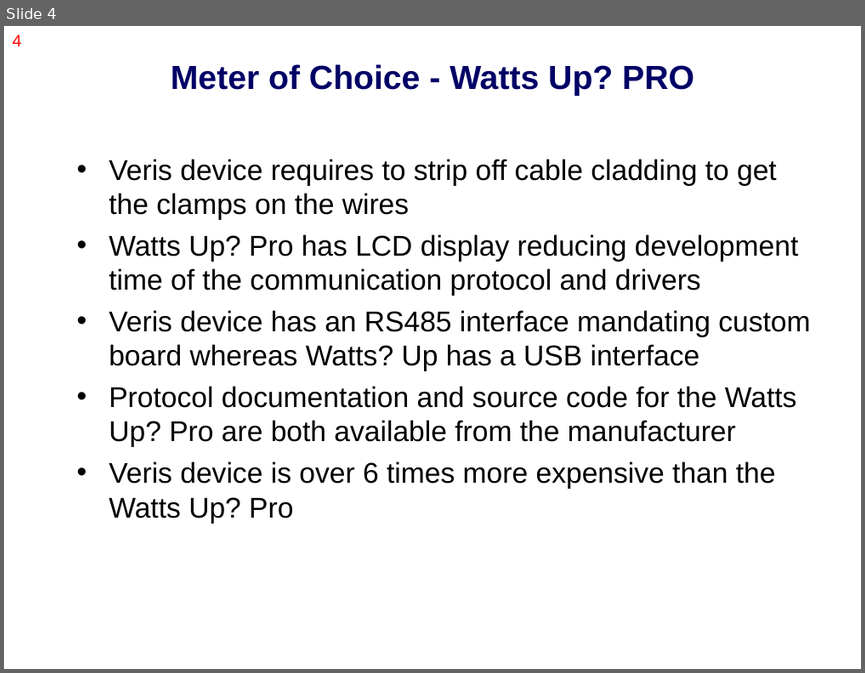
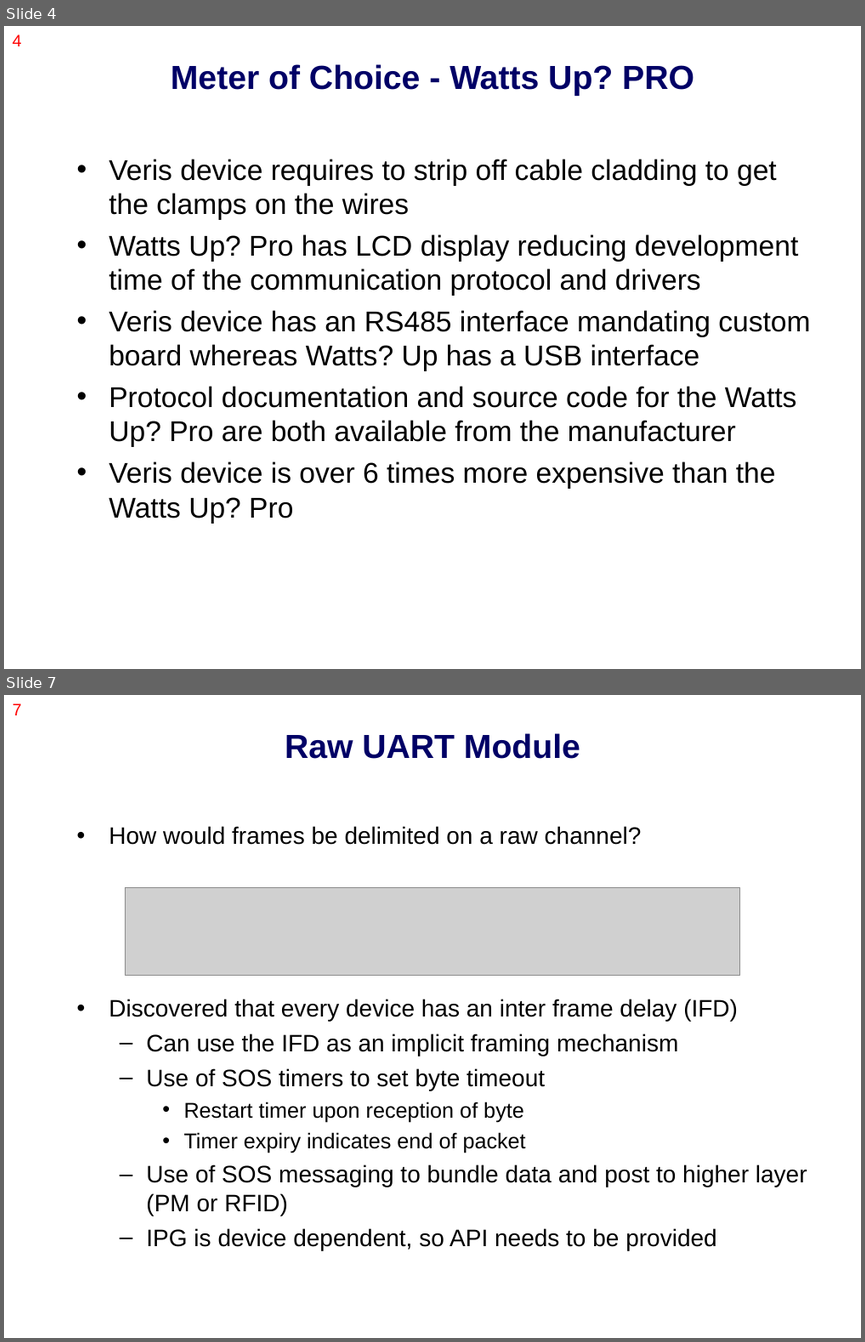
Before and after one commit to nesl/splt, a slide deck: docs/presentation/splt_z.ppt. Shown one above the other, each under a label of ours: slide 4 before the commit, slides 4 and 7 after it; the slides between them are not shown. The pictures are 865x673 and 865x1342 pixels, drawn with LibreOffice and Linux fonts; fonts in the diff are those of the drawing; grey boxes stand for pictures. Boxes give left, top, right and bottom in pixels: in the first picture for what was removed or moved away, otherwise in the second. Text is boxed around its words. In the diff, an @@ line names an element or a change of style, - is before the commit and + after.

```diff
--- a/docs/presentation/splt_z.ppt
+++ b/docs/presentation/splt_z.ppt
@@ slide 7 added at box(4, 695, 861, 1338), background #FFFFFF @@
@@ page number added at box(12, 703, 22, 715), 14 pt, text #FF0000 @@
+7
@@ title added at box(284, 733, 580, 759), 28 pt, text #000066, bold @@
+Raw UART Module
@@ text added at box(109, 826, 807, 1250), 20 pt, text #000000 @@
+• How would frames be delimited on a raw channel?
+• Discovered that every device has an inter frame delay (IFD)
+  – Can use the IFD as an implicit framing mechanism
+  – Use of SOS timers to set byte timeout
+    • Restart timer upon reception of byte
+    • Timer expiry indicates end of packet
+  – Use of SOS messaging to bundle data and post to higher layer (PM or RFID)
+  – IPG is device dependent, so API needs to be provided
@@ picture added at box(126, 888, 740, 975) @@
```
Also in this commit, not shown: 1 slide changed, 2 other slides added.
